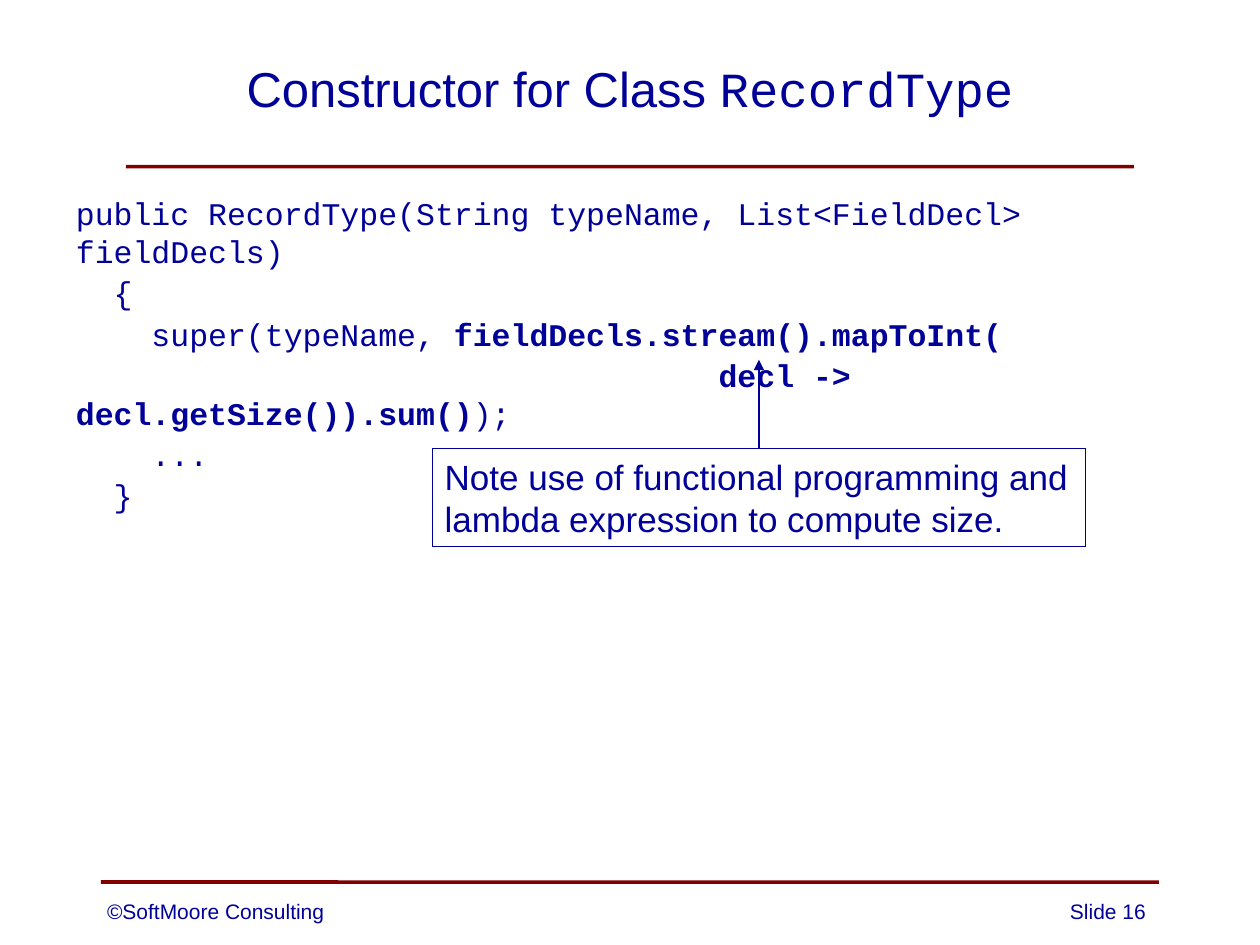
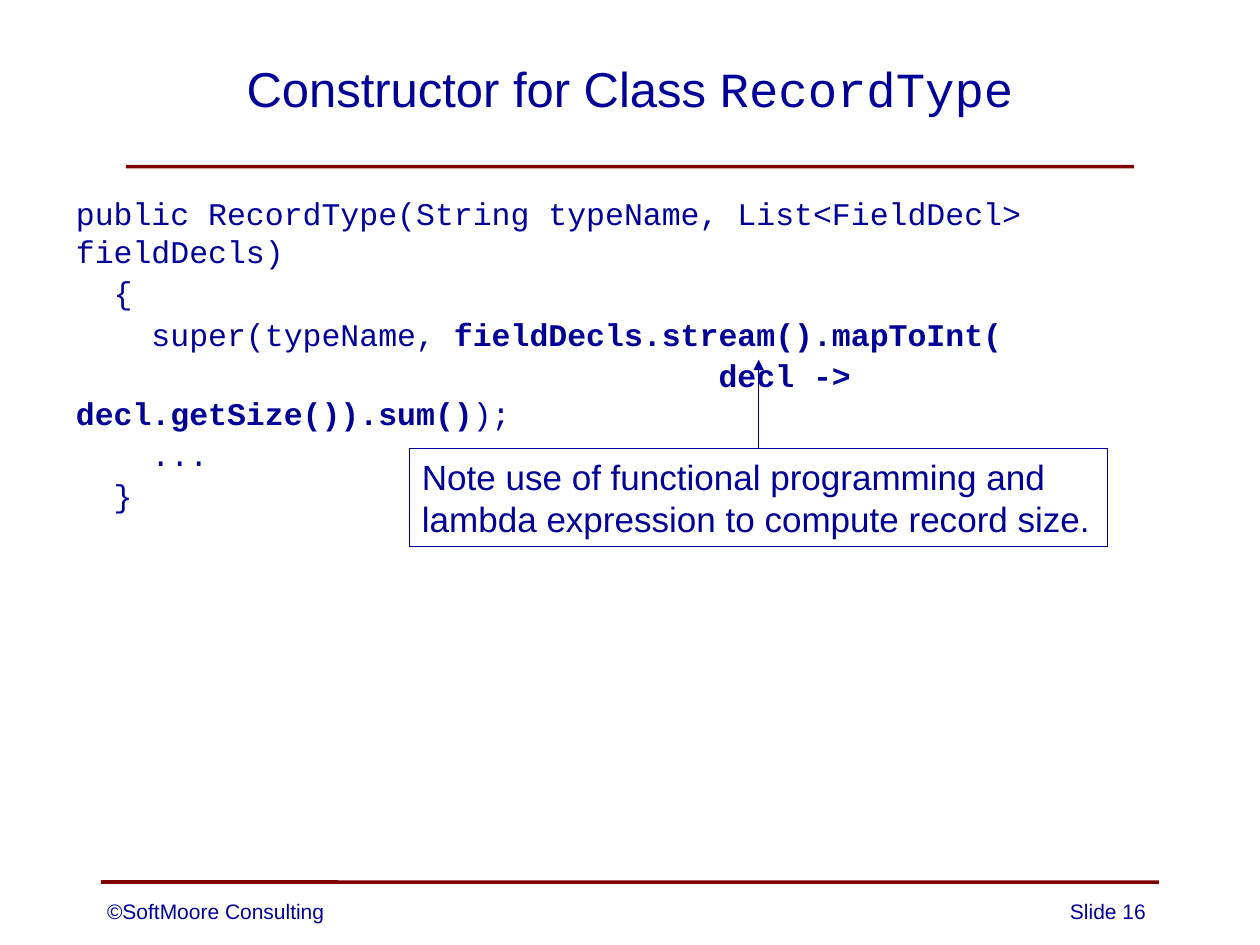
Before and after one commit to SoftMoore/CPRL-Java-3rd, a slide deck: slide 16 of PowerPoints/16 - Records.pptx. Drawn at 1260x945 pixels with LibreOffice and Linux fonts; fonts in the diff are those of the drawing. Boxes give left, top, right and bottom in pixels: in the first picture for what was removed or moved away, otherwise in the second. Text is boxed around its words. In the diff, an @@ line names an element or a change of style, - is before the commit and + after.

```diff
--- a/PowerPoints/16 - Records.pptx
+++ b/PowerPoints/16 - Records.pptx
@@ rectangle "Note use of functional programming ...": place and size @@
-rectangle "Note use of functional programming ..." at [432, 449, 1086, 546]
+rectangle "Note use of functional programming ..." at [410, 449, 1108, 546]
@@ text in rectangle at [422, 506, 1090, 538]: text changed @@
-lambda expression to compute size.
+lambda expression to compute record size.
```
Also in this commit, not shown: 3 other slides changed.
